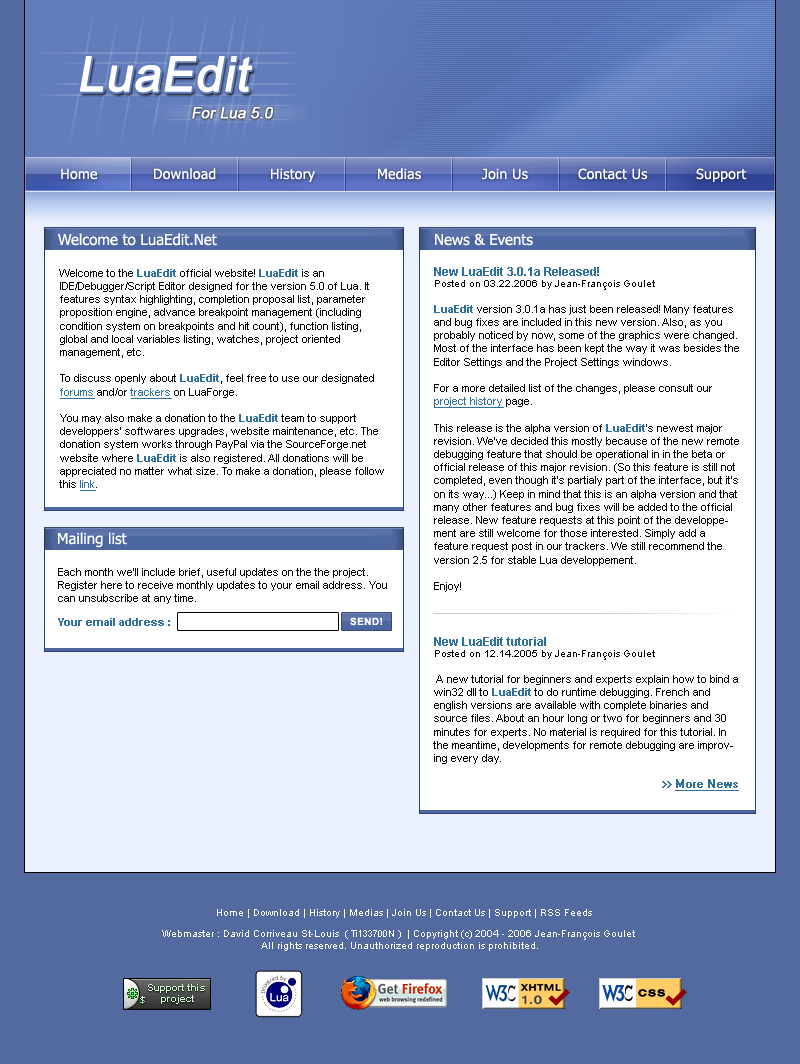
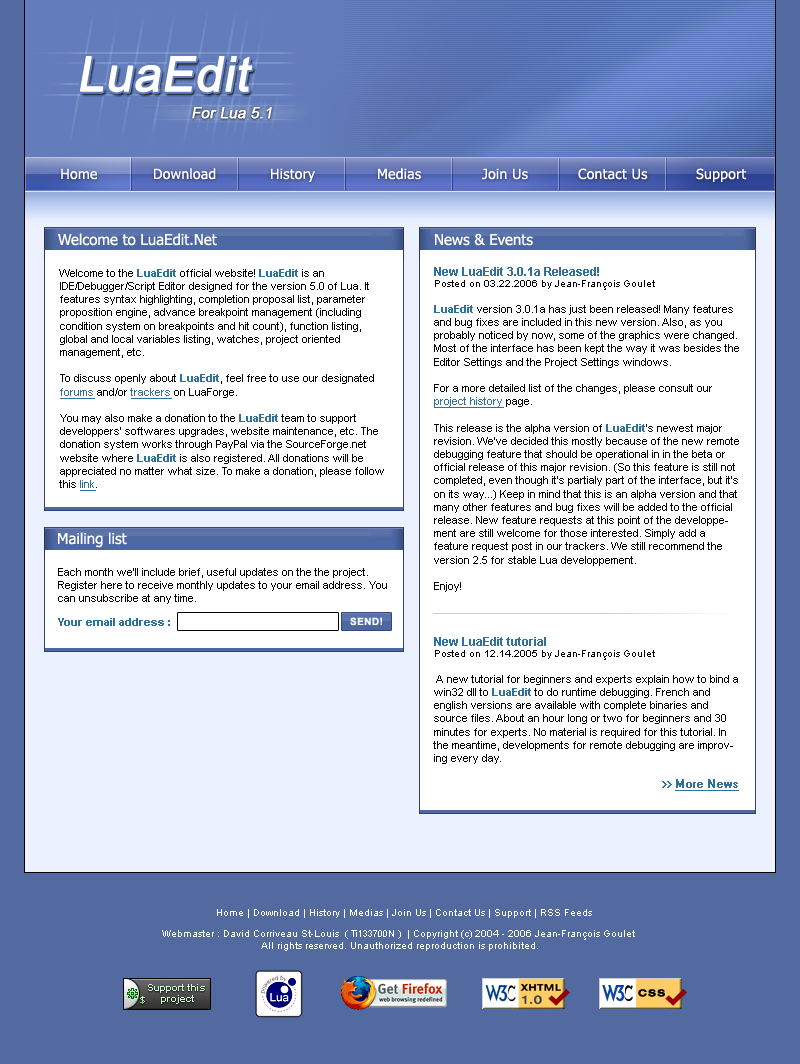
Revision of a layered 800x1064 image; what changed, layer by layer:
renamed "For Lua 5.0" to "For Lua 5.1", painted on it over [262, 107, 274, 119]
